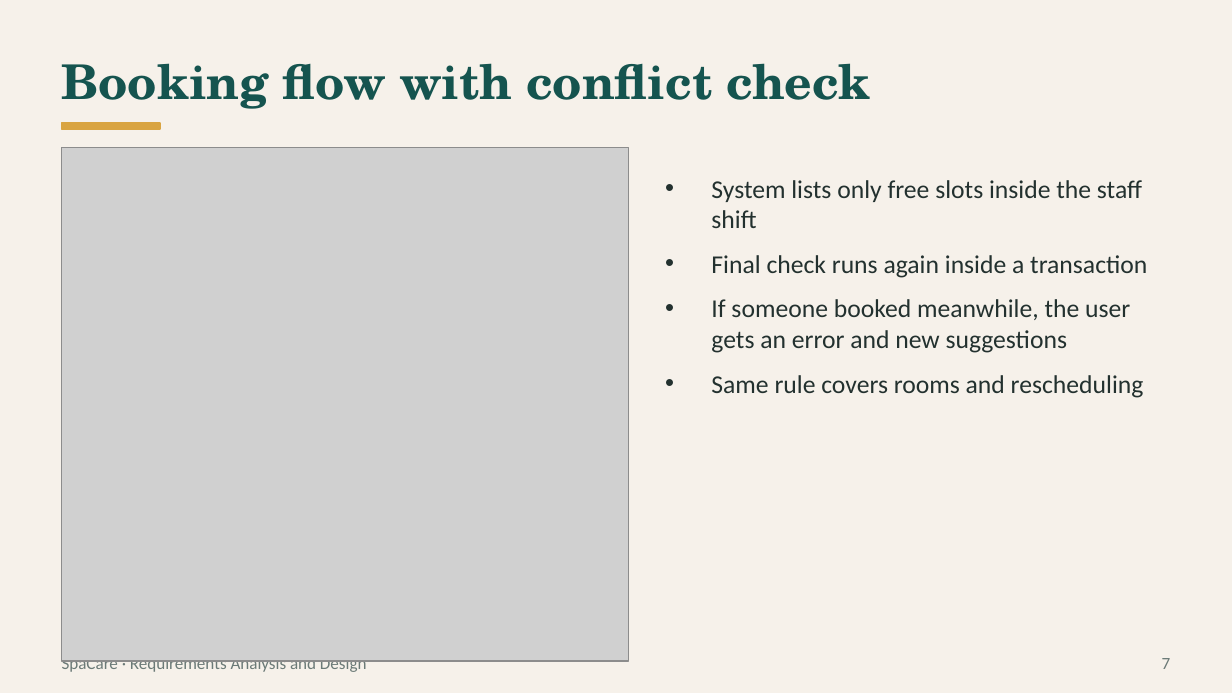
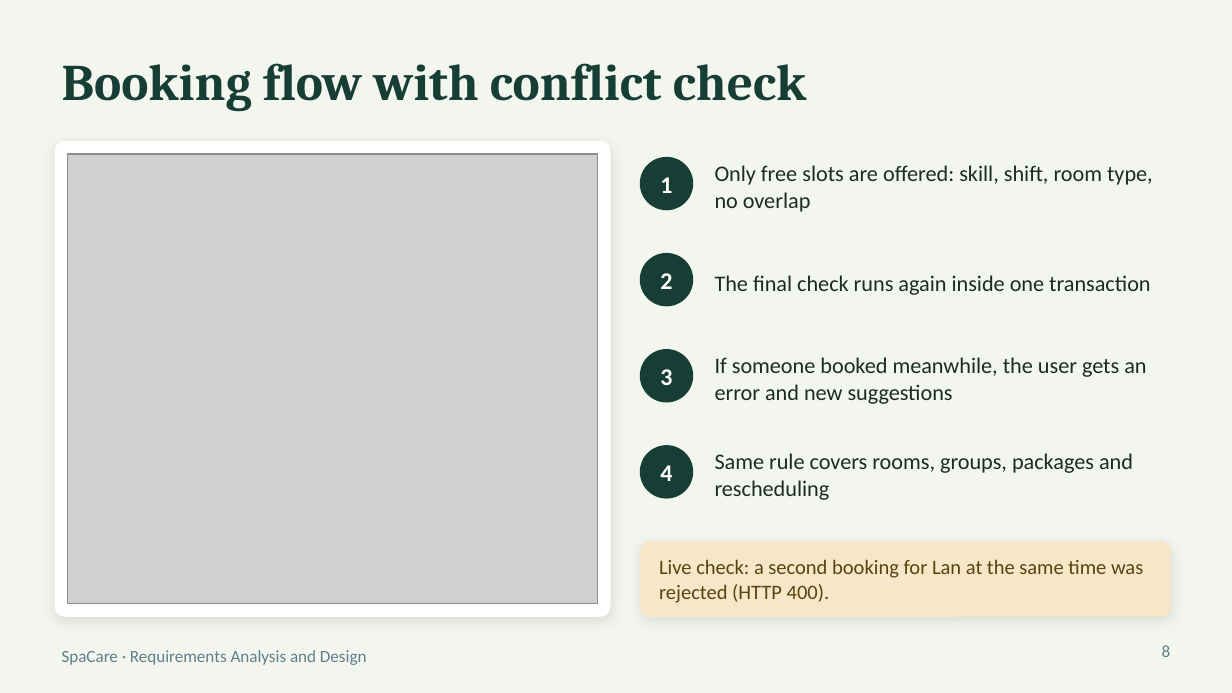
Before and after one commit to LyPhucHai/Spa_Care, a slide deck: slide 8 of 02_Slides/SpaCare_Slides.pptx (slide 7 before the commit). Drawn at 1232x693 pixels with LibreOffice and Linux fonts; fonts in the diff are those of the drawing; grey boxes stand for pictures. Boxes give left, top, right and bottom in pixels: in the first picture for what was removed or moved away, otherwise in the second. Text is boxed around its words. In the diff, an @@ line names an element or a change of style, - is before the commit and + after.

```diff
--- a/02_Slides/SpaCare_Slides.pptx
+++ b/02_Slides/SpaCare_Slides.pptx
@@ background #F6F1EA to #F3F6EE @@
@@ title "Booking flow with conflict check" at [62, 63, 807, 112]: size 28 to 30 pt, font TeX Gyre Schola to Cambria, text colour #15544F to #173E35 @@
@@ rounded rectangle added at [55, 142, 610, 616], fill #FFFFFF, outline #FFFFFF 1 pt @@
@@ rectangle removed at [62, 123, 160, 129] @@
@@ picture: place and size @@
-picture at [62, 148, 628, 662]
+picture at [68, 154, 598, 604]
@@ ellipse added at [641, 158, 692, 209], fill #173E35, outline #173E35 1 pt @@
@@ text added at [660, 177, 672, 193], 14 pt, text #FFFFFF, bold @@
+1
@@ text added at [715, 165, 1153, 212], 13 pt, text #1B2B25 @@
+Only free slots are offered: skill, shift, room type, no overlap
@@ text at [711, 180, 1147, 278]: paragraphs removed @@
-• System lists only free slots inside the staff shift
-• Final check runs again inside a transaction
@@ ellipse added at [641, 254, 692, 306], fill #173E35, outline #173E35 1 pt @@
@@ text added at [660, 273, 672, 289], 14 pt, text #FFFFFF, bold @@
+2
@@ text added at [715, 275, 1150, 295], 13 pt, text #1B2B25 @@
+The final check runs again inside one transaction
@@ ellipse added at [641, 350, 692, 402], fill #173E35, outline #173E35 1 pt @@
@@ text "If someone booked meanwhile, the ...": place and size @@
-text "If someone booked meanwhile, the ..." at [711, 180, 1147, 398]
+text "If someone booked meanwhile, the ..." at [715, 357, 1146, 404]
@@ text "If someone booked meanwhile, the ..." at [715, 357, 1146, 404]: size 15 to 13 pt, text colour #23312F to #1B2B25; bullet • to none; less space between paragraphs; vertical alignment top to middle @@
@@ text added at [660, 369, 672, 385], 14 pt, text #FFFFFF, bold @@
+3
@@ text at [711, 375, 1144, 398]: paragraph removed @@
-• Same rule covers rooms and rescheduling
@@ ellipse added at [641, 446, 692, 498], fill #173E35, outline #173E35 1 pt @@
@@ text added at [660, 465, 672, 481], 14 pt, text #FFFFFF, bold @@
+4
@@ text added at [715, 453, 1133, 500], 13 pt, text #1B2B25 @@
+Same rule covers rooms, groups, packages and rescheduling
@@ rounded rectangle added at [641, 542, 1170, 616], fill #F6E7C8, outline #F6E7C8 1 pt @@
@@ text added at [659, 559, 1143, 603], 12 pt, text #5A4310 @@
+Live check: a second booking for Lan at the same time was rejected (HTTP 400).
@@ text added at [62, 650, 367, 665], 10 pt, text #5E7F8A @@
+SpaCare · Requirements Analysis and Design
@@ text removed at [1162, 658, 1171, 669] @@
-7
@@ page number added at [1162, 645, 1171, 657], 10 pt, text #5E7F8A @@
+8
@@ text removed at [62, 660, 367, 672] @@
-SpaCare · Requirements Analysis and Design
```
Also in this commit, not shown: 5 other slides changed, 8 slides added, 6 slides removed.
